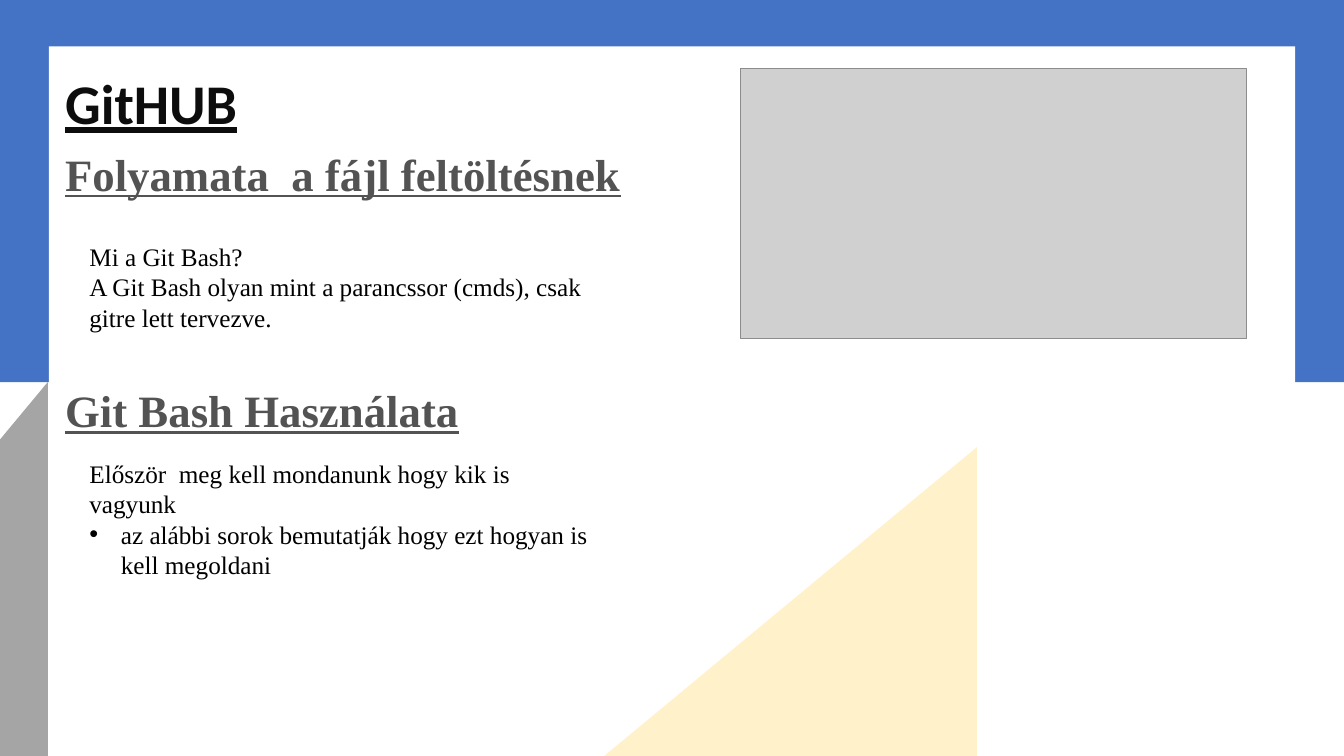
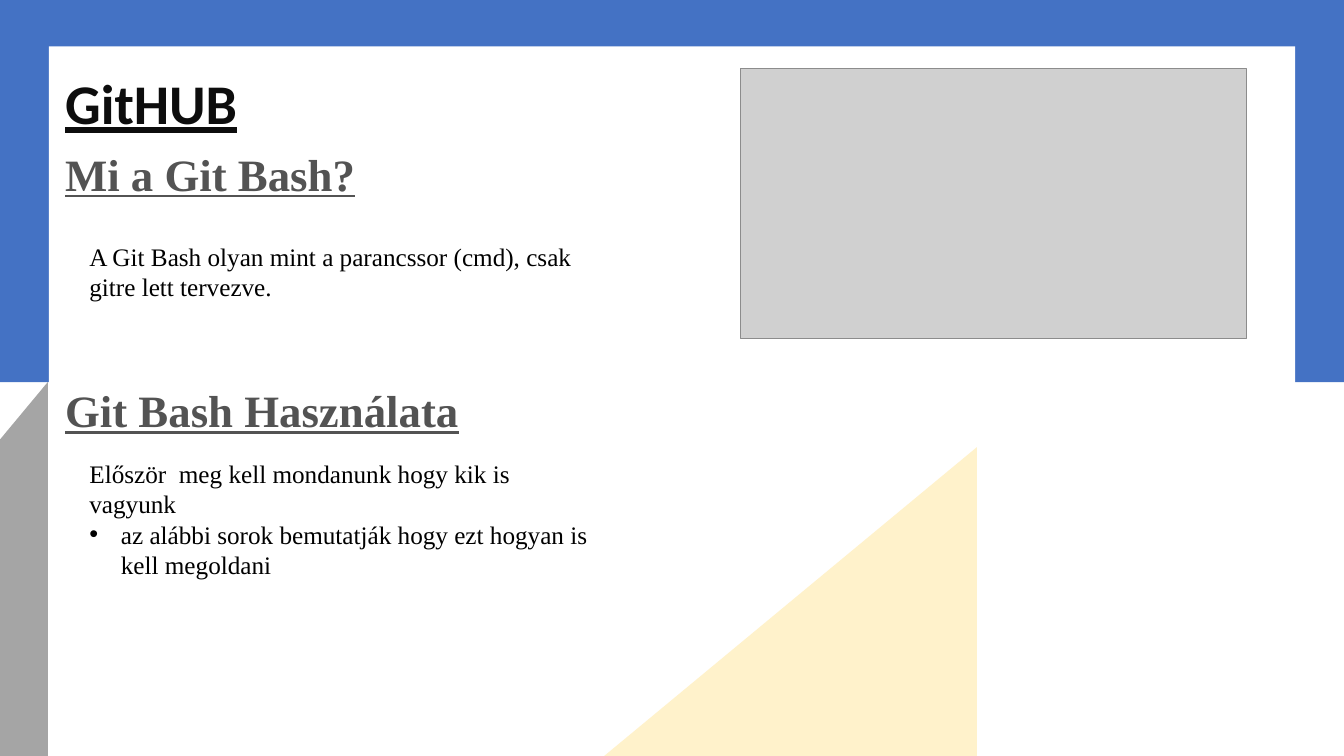
Before and after one commit to stoat315/ikt, a slide deck: slide 3 of GitHUBprezi.pptx. Drawn at 1344x756 pixels with LibreOffice and Linux fonts; fonts in the diff are those of the drawing; grey boxes stand for pictures; background and template pictures are left out. Boxes give left, top, right and bottom in pixels: in the first picture for what was removed or moved away, otherwise in the second. Text is boxed around its words. In the diff, an @@ line names an element or a change of style, - is before the commit and + after.

```diff
--- a/GitHUBprezi.pptx
+++ b/GitHUBprezi.pptx
@@ text at box(65, 160, 355, 197): text changed @@
-Folyamata a fájl feltöltésnek
+Mi a Git Bash?
@@ text at box(89, 248, 571, 302): text changed @@
-Mi a Git Bash?
-A Git Bash olyan mint a parancssor (cmds), csak gitre lett tervezve.
+A Git Bash olyan mint a parancssor (cmd), csak gitre lett tervezve.
```
Also in this commit, not shown: 2 other slides changed.
